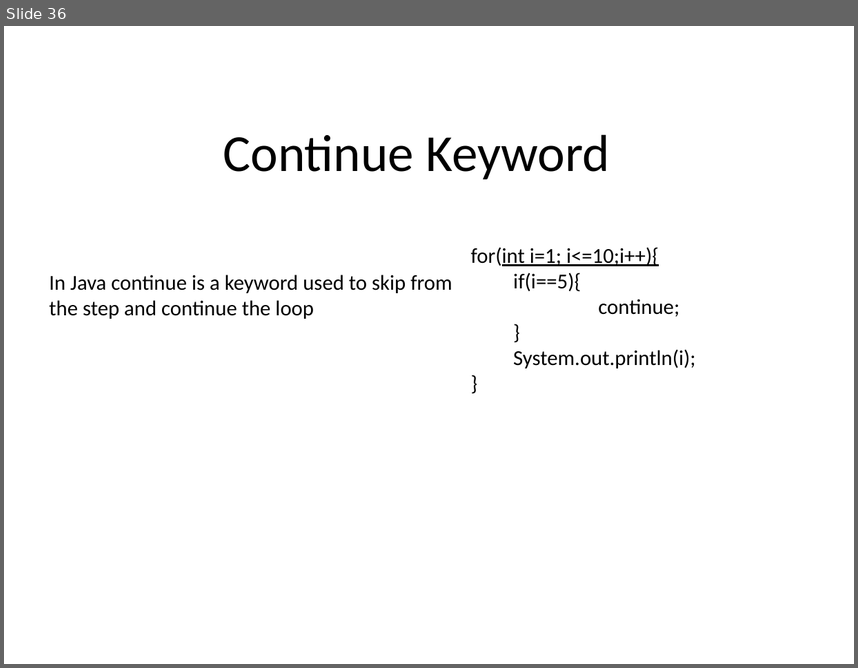
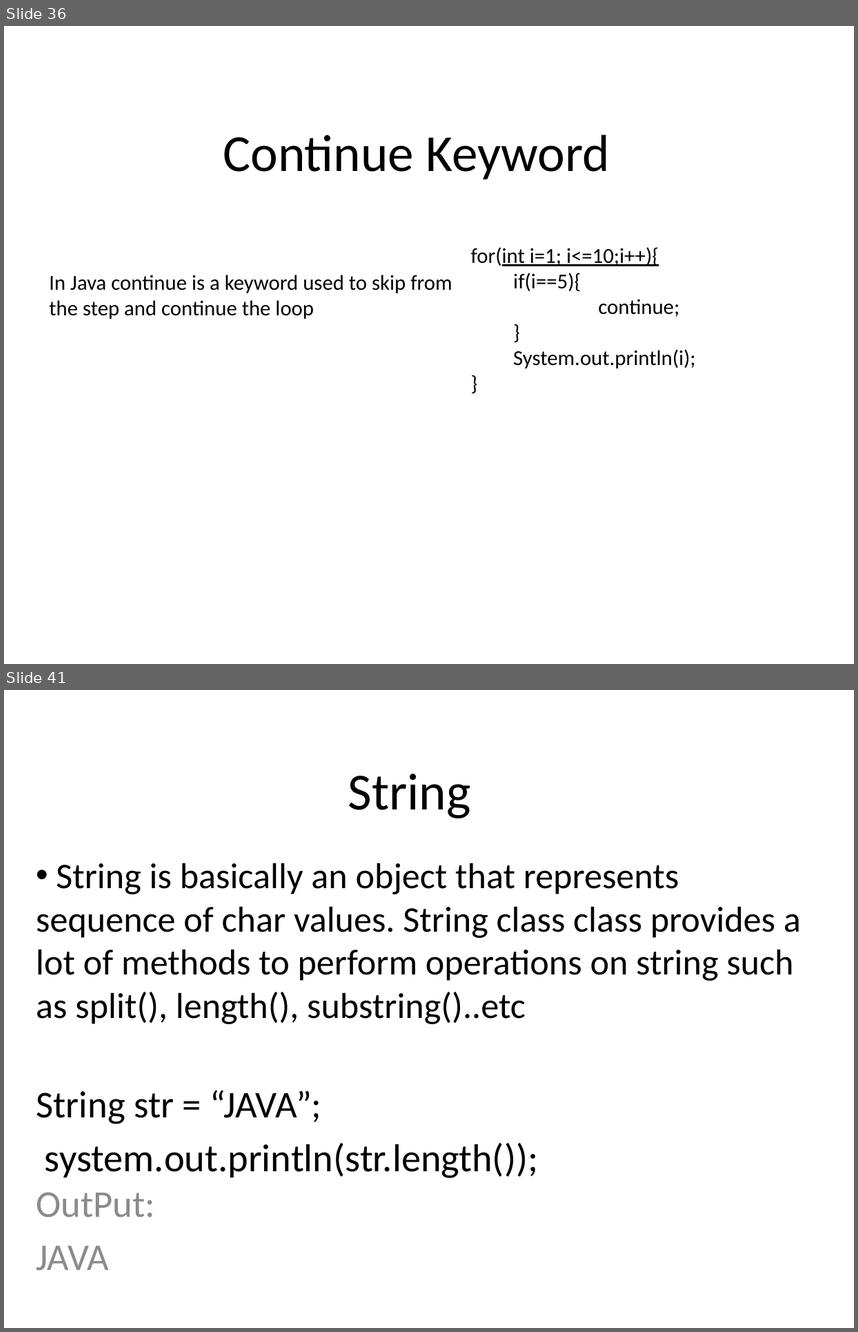
Before and after one commit to sharathchandraGupta/MyRepository, a slide deck: JavaTutorial.pptx. Shown one above the other, each under a label of ours: slide 36 before the commit, slides 36 and 41 after it; the slides between them are not shown. The pictures are 858x668 and 858x1332 pixels, drawn with LibreOffice and Linux fonts; fonts in the diff are those of the drawing. Boxes give left, top, right and bottom in pixels: in the first picture for what was removed or moved away, otherwise in the second. Text is boxed around its words. In the diff, an @@ line names an element or a change of style, - is before the commit and + after.

```diff
--- a/JavaTutorial.pptx
+++ b/JavaTutorial.pptx
@@ slide 41 added at (4,690,854,1328), background #FFFFFF @@
@@ title added at (348,773,471,818), 44 pt, text #000000 @@
+String
@@ subtitle added at (36,862,801,1024), 30.5 pt, text #000000 @@
+• String is basically an object that represents sequence of char values. String class class provides a lot of methods to perform operations on string such as split(), length(), substring()..etc
@@ text added at (36,1090,538,1270), 33 pt, text #000000 @@
+String str = “JAVA”;
+system.out.println(str.length());
+OutPut:
+JAVA
```
Also in this commit, not shown: 6 other slides added, 2 slides removed.
